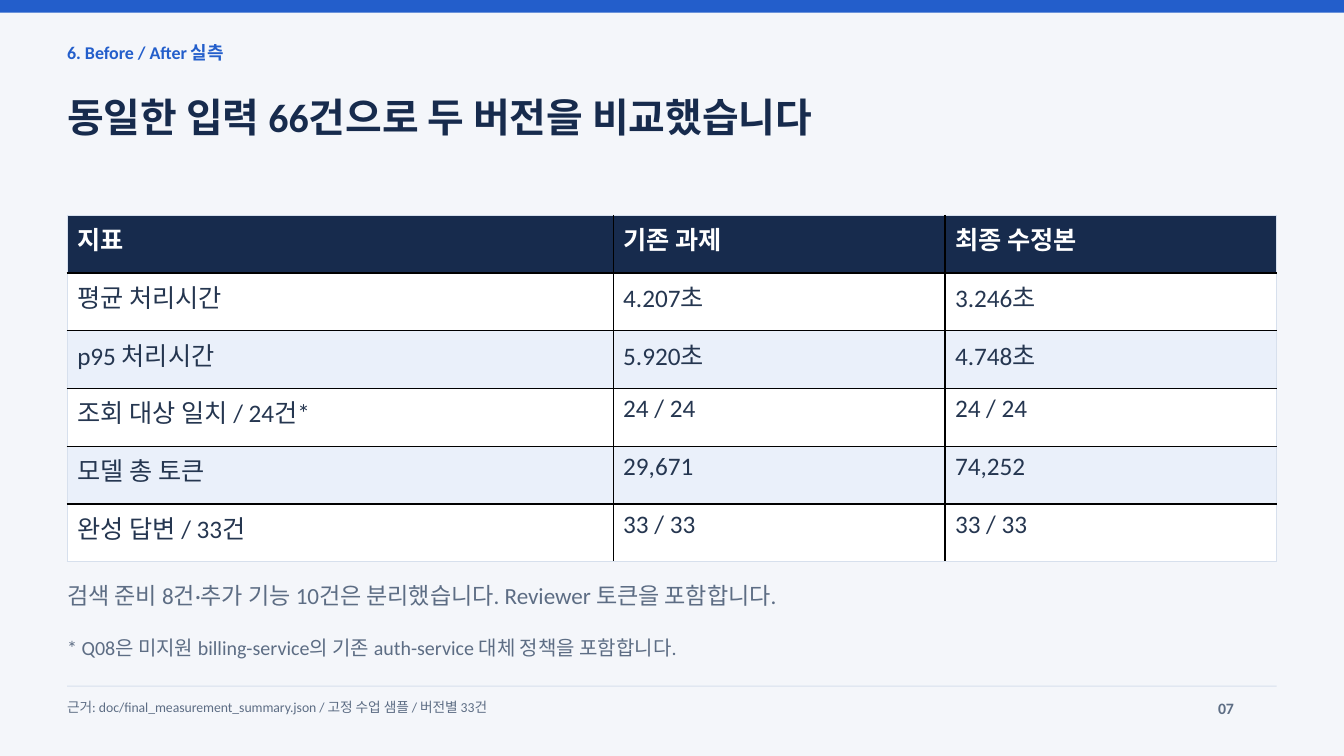
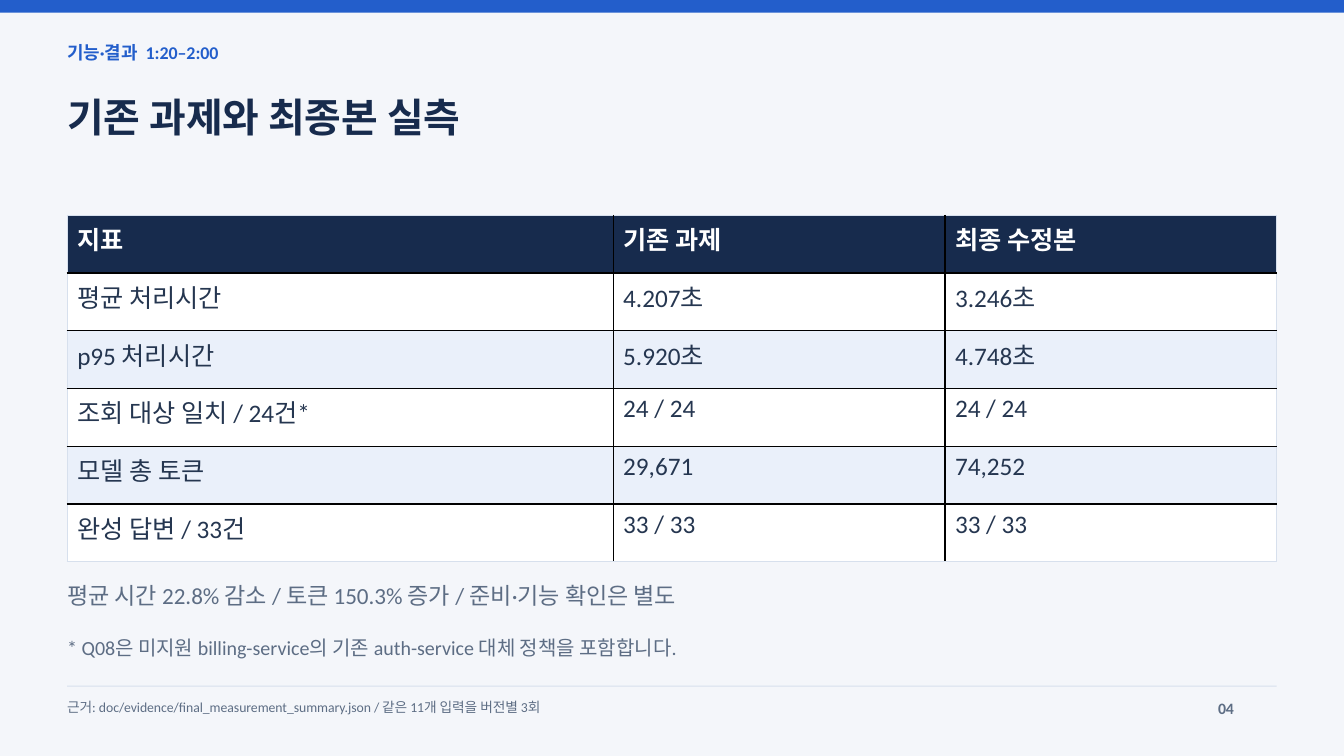
Before and after one commit to jeonginlee09-cpu/skala-ai-mini_project, a slide deck: slide 4 of output/AI_Agent_개선_최종발표.pptx (slide 7 before the commit). Drawn at 1344x756 pixels with LibreOffice and Linux fonts; fonts in the diff are those of the drawing. Boxes give left, top, right and bottom in pixels: in the first picture for what was removed or moved away, otherwise in the second. Text is boxed around its words. In the diff, an @@ line names an element or a change of style, - is before the commit and + after.

```diff
--- a/output/AI_Agent_개선_최종발표.pptx
+++ b/output/AI_Agent_개선_최종발표.pptx
@@ text at (67,44,219,61): text changed @@
-6. Before / After 실측
+기능·결과 1:20–2:00
@@ text at (67,98,460,136): text changed @@
-동일한 입력 66건으로 두 버전을 비교했습니다
+기존 과제와 최종본 실측
@@ text at (67,585,676,606): text changed @@
-검색 준비 8건·추가 기능 10건은 분리했습니다. Reviewer 토큰을 포함합니다.
+평균 시간 22.8% 감소 / 토큰 150.3% 증가 / 준비·기능 확인은 별도
@@ text at (67,700,541,715): text changed @@
-근거: doc/final_measurement_summary.json / 고정 수업 샘플 / 버전별 33건
+근거: doc/evidence/final_measurement_summary.json / 같은 11개 입력을 버전별 3회
@@ text at (1218,703,1234,714): text changed @@
-07
+04
```
Also in this commit, not shown: 5 other slides changed, 3 slides added, 3 slides removed, 41 other files.
